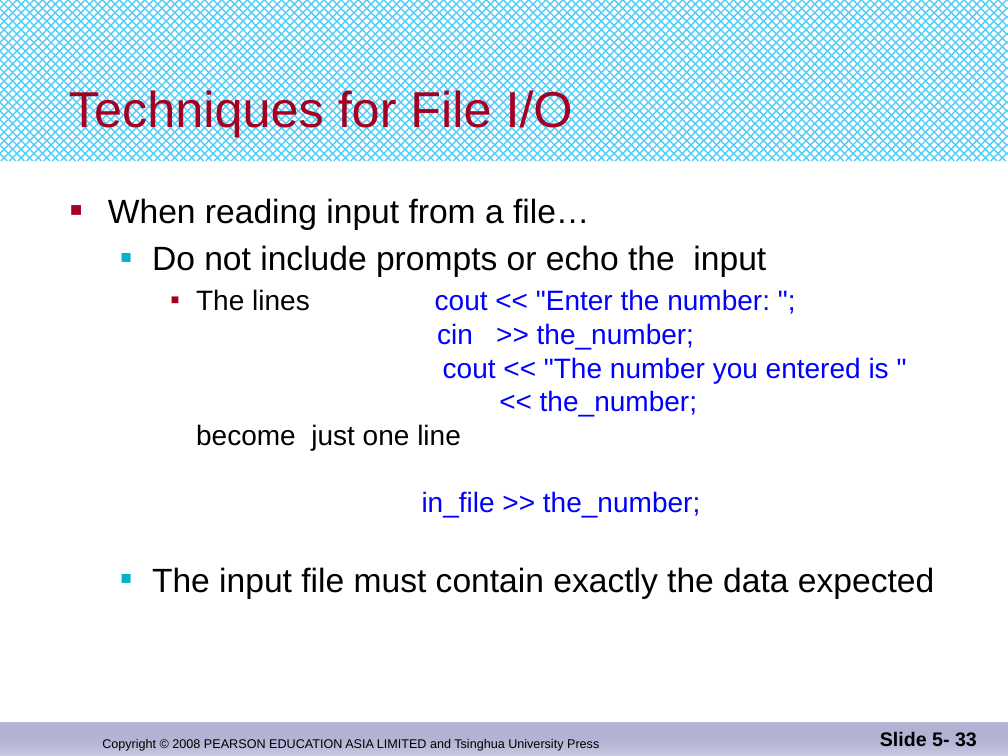
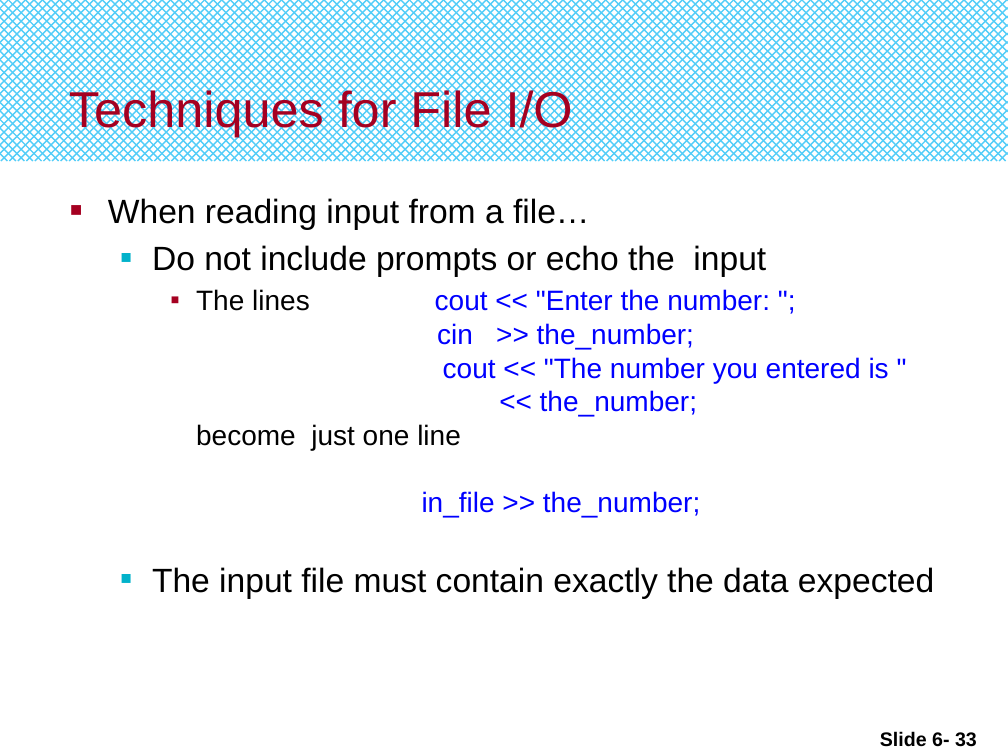
Before and after one commit to djuanbei/CPLUSPLUS, a slide deck: slide 33 of ppt/Chapter 6.pptx. Drawn at 1008x756 pixels with LibreOffice and Linux fonts; fonts in the diff are those of the drawing. Boxes give left, top, right and bottom in pixels: in the first picture for what was removed or moved away, otherwise in the second. Text is boxed around its words. In the diff, an @@ line names an element or a change of style, - is before the commit and + after.

```diff
--- a/ppt/Chapter 6.pptx
+++ b/ppt/Chapter 6.pptx
@@ rectangle removed at (0, 723, 1007, 756) @@
@@ text removed at (102, 739, 599, 751) @@
-Copyright © 2008 PEARSON EDUCATION ASIA LIMITED and Tsinghua University Press
@@ page number at (880, 731, 977, 747): text changed @@
-Slide 5- 33
+Slide 6- 33
```
Also in this commit, not shown: 87 other slides changed.
